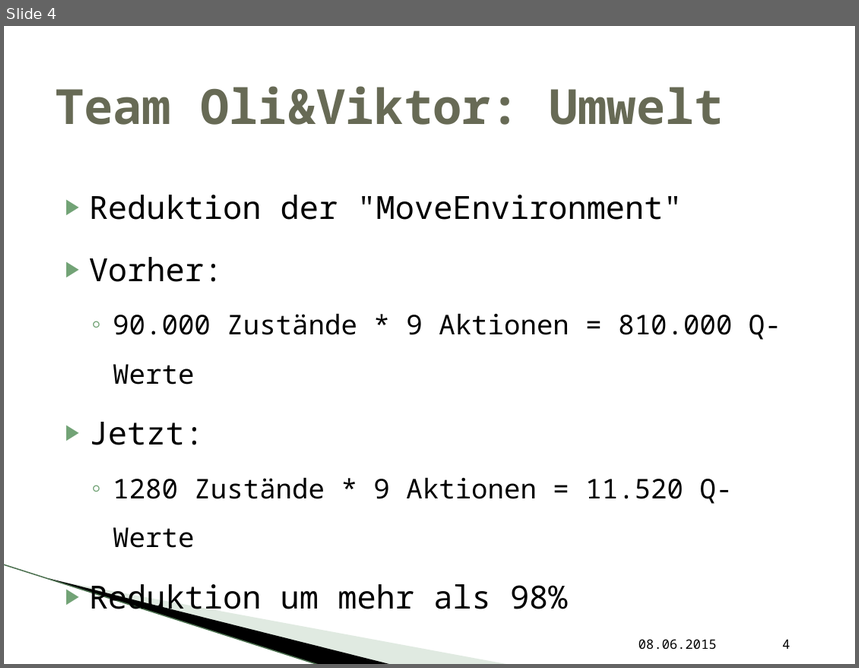
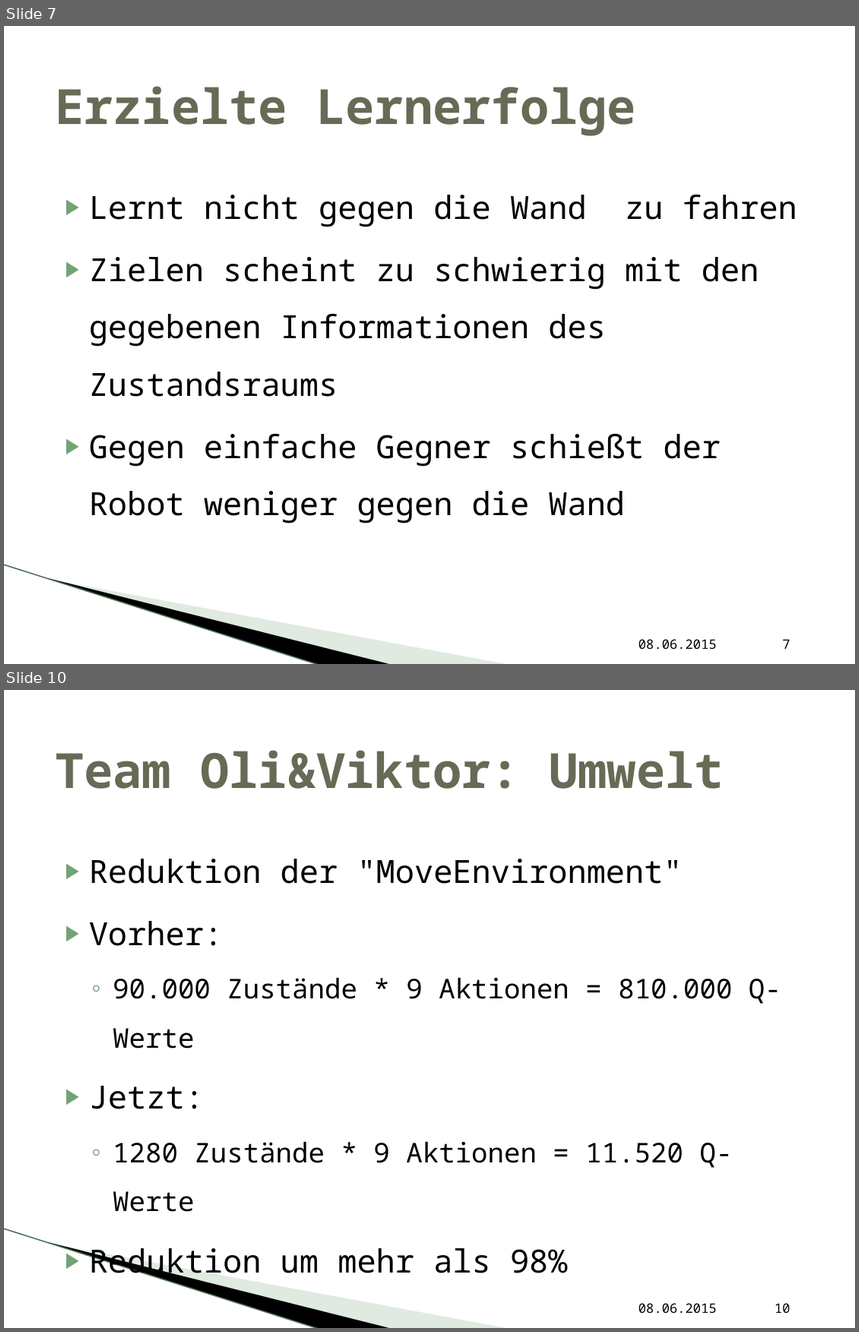
Before and after one commit to vikwin/HAW-LernendeAgenten_RC, a slide deck: Präsentation/OliViktor.pptx. Shown one above the other, each under a label of ours: slide 4 before the commit, slides 7 and 10 after it; the slides between them are not shown. The pictures are 859x668 and 859x1332 pixels, drawn with LibreOffice and Linux fonts; fonts in the diff are those of the drawing; background and template pictures are left out. Boxes give left, top, right and bottom in pixels: in the first picture for what was removed or moved away, otherwise in the second. Text is boxed around its words. In the diff, an @@ line names an element or a change of style, - is before the commit and + after.

```diff
--- a/Präsentation/OliViktor.pptx
+++ b/Präsentation/OliViktor.pptx
@@ slide 7 added at <box>4,26,855,664</box>, background #FFFFFF; not listed: 3 template elements that a slide beside it also shows @@
@@ title added at <box>55,86,636,136</box>, 41 pt, text #676A55, bold @@
+Erzielte Lernerfolge
@@ text added at <box>89,195,797,524</box>, 27 pt, text #000000 @@
+▶ Lernt nicht gegen die Wand zu fahren
+▶ Zielen scheint zu schwierig mit den gegebenen Informationen des Zustandsraums
+▶ Gegen einfache Gegner schießt der Robot weniger gegen die Wand
@@ text added at <box>639,639,717,649</box>, 11 pt, text #000000 @@
+08.06.2015
@@ page number added at <box>782,639,790,649</box>, 11 pt, text #000000 @@
+7
@@ what was slide 4 is now slide 10 @@
@@ page number at <box>775,1303,791,1313</box>: text changed @@
-4
+10
```
Also in this commit, not shown: 1 slide changed, 5 other slides added, 2 other files.
